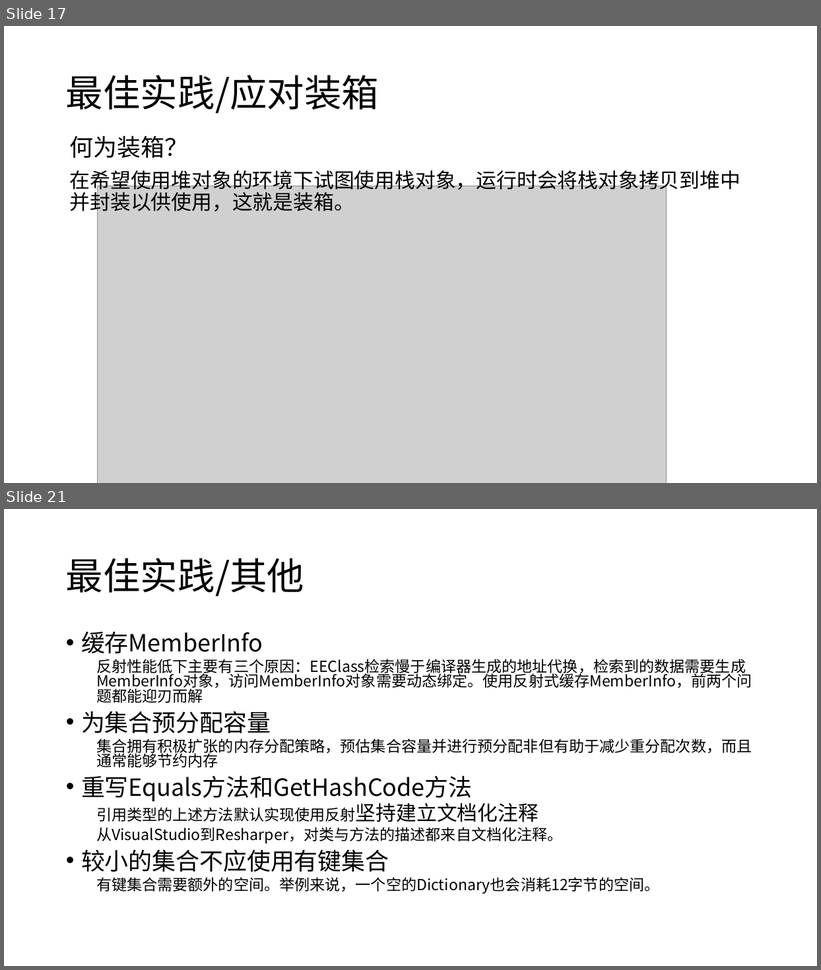
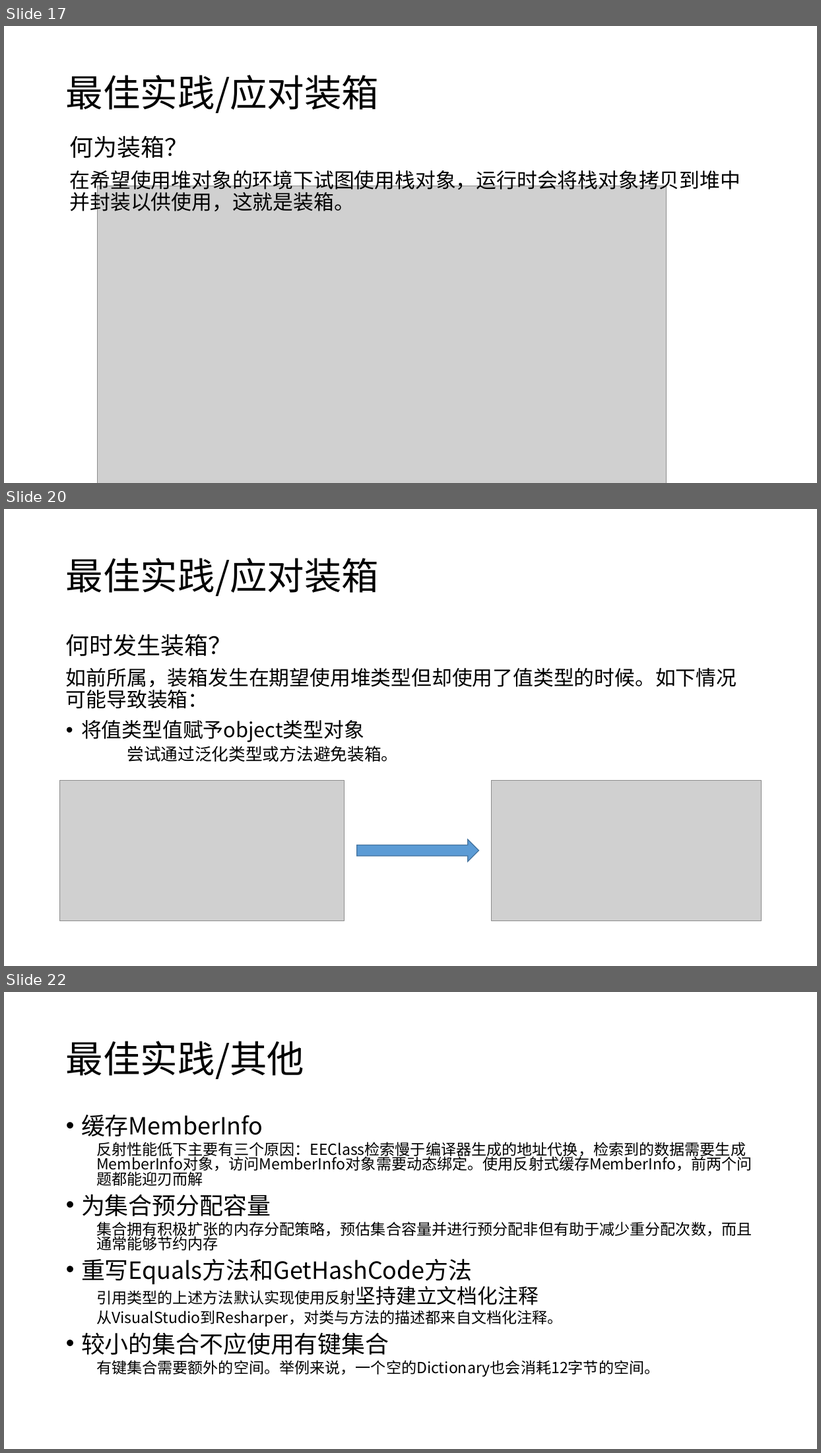
Before and after one commit to snakealpha/DotNetSession, a slide deck: pptx.pptx.pptx. Shown one above the other, each under a label of ours: slides 17 and 21 before the commit, slides 17, 20 and 22 after it; the slides between them are not shown. The pictures are 821x970 and 821x1453 pixels, drawn with LibreOffice and Linux fonts; fonts in the diff are those of the drawing; grey boxes stand for pictures. Boxes give left, top, right and bottom in pixels: in the first picture for what was removed or moved away, otherwise in the second. Text is boxed around its words. In the diff, an @@ line names an element or a change of style, - is before the commit and + after.

Commit message:
装箱重编

```diff
--- a/pptx.pptx.pptx
+++ b/pptx.pptx.pptx
@@ slide 20 added at [4,509,817,966], background #FFFFFF @@
@@ title added at [66,558,379,596], 44 pt, text #000000 @@
+最佳实践/应对装箱
@@ text added at [66,634,737,762], 24 pt, text #000000 @@
+何时发生装箱？
+如前所属，装箱发生在期望使用堆类型但却使用了值类型的时候。如下情况可能导致装箱：
+• 将值类型值赋予object类型对象
+    尝试通过泛化类型或方法避免装箱。
@@ picture added at [60,780,345,921] @@
@@ picture added at [491,780,762,921] @@
@@ right arrow added at [357,840,479,861], fill #5B9BD5, outline #43739E 1 pt @@
@@ what was slide 21 is now slide 22 @@
```
Also in this commit, not shown: 3 other slides added, 3 slides removed, 1 other file.
